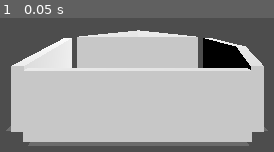
Above: before the commit, frame 1.
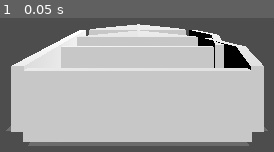
Above: after the commit, the same moment.

Repository: KliffCo/BoardGame
Game: Godot game, scene res://Game/map_generator.tscn
The game is run twice, just before and just after one commit, with the same random seed, the same clock (stepped at 60 frames per second) and the same inputs.
Inputs:
- Up to frame 1 (0.05 s): no input

The runs differ from the first frame. In frame 1, 5.4% of the frame differs, in the area x 22-82%, y 4-38%.
Error before the commit: Invalid access of index '0' on a base object of type: 'Array[Vector2i]'. (res://Code/map_generator.gd:60)

Commit message:
2025-08-07-0222 PM

Diff:
--- a/Code/map_generator.gd
+++ b/Code/map_generator.gd
@@ -1,6 +1,6 @@
 @tool
 class_name MapGenerator
-extends Node
+extends Node3D
 
 @export_file("*.tscn") var _room_set: String
 #@export var room_set: RoomSet
@@ -8,30 +8,18 @@
 @export var _rooms: int = 10
 @export_range(1, 10) var _extend_odds: float = 1
 @export var _holder: Node3D
-@export_tool_button("Generate")
-var _btn_generate: Callable = generate
-
-class RoomLinks:
-	var room: Room
-	var exits: Array[Vector2i] = []
-	func _init(room: Room):
-		self.room = room
-		for i in room.room_tile.exits.size():
-			self.exits.append(i)
-		#self.exits.append_array(room.exits)
+@export_tool_button("Generate") var btn_generate: Callable = generate
 
 func _ready() -> void:
 	generate()
 
-func try_add_room(room_tile: RoomTile, pos: Vector2i, rooms: Array[Room], links: Array[RoomLinks]) -> Room:
+func try_add_room(tile: Tile, pos: Vector2i, rooms: Array[Room]) -> Room:
 	#if grid.find(pos) != -1:
-		#room_tile.free()
+		#tile.free()
 		#return null
-	var room = Room.new(room_tile, pos)
+	var room = Room.new(tile, pos)
 	rooms.append(room)
 	_holder.add_child(room)
-	links.append(RoomLinks.new(room))
-	#grid.append(pos)
 	return room
 
 func find_room_at_pos(pos: Vector2i, rooms: Array[Room]) -> Room:
@@ -44,40 +32,47 @@
 func generate():
 	clear()
 	var room_set: RoomSet = load(_room_set).instantiate()
-	var rng = RandomNumberGenerator.new()
+	var rng: RandomNumberGenerator = RandomNumberGenerator.new()
 	rng.set_seed(_seed)
 
 	var rooms: Array[Room] = []
-	var links: Array[RoomLinks] = []
-	#var grid: Array[Vector2i] = []
-	var room_tile: RoomTile = room_set.get_random_room(rng)
-	try_add_room(room_tile, Vector2i.ZERO, rooms, links)
+	var tile: Tile = room_set.get_random_tile(rng)
+	try_add_room(tile, Vector2i.ZERO, rooms)
 
 	if rooms.size() < _rooms:
-		var link_id = min(rng.randi() % (int)(links.size() * _extend_odds), links.size()-1)
-		var link: RoomLinks = links[link_id]
-		var exit_id = rng.randi() % (link.exits.size()-1)
-		var exit_offset: Vector2i = link.exits[exit_id]
-		var new_pos: Vector2i = link.room.grid_pos + exit_offset
+		var room_id: int = min(rng.randi() % (int)(rooms.size() * _extend_odds), rooms.size()-1)
+		var src_room: Room = rooms[room_id]
+		if src_room.unused_exits.size() == 0:
+			return #### continue
+		var exit_id: int = rng.randi() % (src_room.unused_exits.size()-1)
+		var exit: RoomExit = src_room.unused_exits[exit_id]
+		var exit_pos: Vector2i = src_room.grid_pos + exit.position
+		var entry_pos: Vector2i = exit_pos + exit.direction
 		#if grid.find(pos):
 			#return false
-		var room: Room = find_room_at_pos(new_pos, rooms)
-		if room != null:
-			try_connect_rooms(link.room, room, exit_offset)
+		var dst_room: Room = find_room_at_pos(entry_pos, rooms)
+		if dst_room != null:
+			try_connect_rooms(src_room, exit_pos, dst_room, entry_pos)
 		else:
-			room_tile = room_set.get_random_room(rng)
-			if try_add_room(room_tile, new_pos, rooms, links):
-				link.exits.remove_at(exit_id)
-				if link.exits.size() == 0:
-					links.remove_at(link_id)
+			tile = room_set.get_random_tile(rng)
+			dst_room = try_add_room(tile, entry_pos, rooms)
+			if dst_room == null:
+				return #### continue
+			if not try_connect_rooms(src_room, exit_pos, dst_room, entry_pos):
+				rooms.remove_at(rooms.find(dst_room))
+				dst_room.free()
 
-func try_connect_rooms(a: Room, b: Room, a_offset: Vector2i):
-	var b_offset: Vector2i = Vector2i(-a_offset.x, -a_offset.y)
-	var b_index = b.room_tile.exits.find(b_offset)
+func try_connect_rooms(a_room: Room, a_pos: Vector2i, b_room: Room, b_pos: Vector2i):
+	var b_dir = a_pos - b_pos
+	var b_index = b_room.find_unused_exit(b_pos, b_dir)
 	if b_index == -1:
 		return false
-	#b.exit_list.append(b_index)
-	b.exits
+	var a_dir = b_pos - a_pos
+	var a_index = a_room.find_unused_exit(a_pos, a_dir)
+	if a_index == -1:
+		return false
+	a_room.use_exit(a_index, b_room)
+	b_room.use_exit(b_index, a_room)
 	return true
 
 func clear():
--- a/Code/room.gd
+++ b/Code/room.gd
@@ -1,16 +1,41 @@
 class_name Room
-extends Node
+extends Node3D
 
-var room_tile: RoomTile
-#var grid_pos: Array[Vector2i] = []
+var tile: Tile
 var grid_list: Array[Vector2i] = []
-var exit_list: Array[int] = []
+var exits: Array[RoomExit] = []
+var unused_exits: Array[RoomExit] = []
 
 var grid_pos: Vector2i:
 	get:
 		return grid_list[0]
 
-func _init(room_tile: RoomTile, pos: Vector2i):
-	self.room_tile = room_tile
+func _init(tile: Tile, pos: Vector2i):
+	self.tile = tile
 	grid_list.append(pos)
-	add_child(room_tile)
+	position = Vector3i(pos.x, 0, pos.y)
+	add_child(tile)
+	set_angle(0)
+
+func set_angle(angle: int):
+	exits = []
+	unused_exits = []
+	for src in tile.exits:
+		var e = RoomExit.new()
+		e.position = grid_pos + src.position
+		e.direction = src.direction
+		unused_exits.append(e)
+
+func find_unused_exit(pos: Vector2i, dir: Vector2i) -> int:
+	#for e in unused_exits:
+	for i in range(unused_exits.size()):
+		var e = unused_exits[i]
+		if e.position == pos and e.direction == dir:
+			return i
+	return -1
+
+func use_exit(index: int, room: Room):
+	var exit = unused_exits[index]
+	exit.room = room
+	exits.append(exit)
+	unused_exits.remove_at(index)
--- /dev/null
+++ b/Code/room_exit.gd
@@ -0,0 +1,17 @@
+class_name RoomExit
+extends Resource
+
+@export var position: Vector2i
+@export var direction: Vector2i
+var room: Room
+
+func init(index: int):
+	position = Vector2i.ZERO
+	if index == 0:
+		direction = Vector2i(0, -1)
+	if index == 1:
+		direction = Vector2i(1, 0)
+	if index == 2:
+		direction = Vector2i(0, 1)
+	if index == 3:
+		direction = Vector2i(-1, 0)
--- a/Code/room_tile.gd
+++ /dev/null
@@ -1,6 +0,0 @@
-class_name RoomTile
-extends Node3D
-
-@export_subgroup("Shape")
-@export var size: Vector2i = Vector2i.ONE
-@export var exits: Array[Vector2i] = [] #Vector2i(0,-1), Vector2i(1,0), Vector2i(0,1), Vector2i(-1,0)]
--- /dev/null
+++ b/Code/tile.gd
@@ -0,0 +1,18 @@
+@tool
+class_name Tile
+extends Node3D
+
+@export_subgroup("Model")
+@export_file("*.fbx") var file: String
+
+@export_subgroup("Shape")
+@export var size: Vector2i = Vector2i.ONE
+#@export var exits: Array[Vector2i] = []
+
+@export var exits: Array[RoomExit] = []:
+	set(new_value):
+		for i in range(new_value.size()):
+			if new_value[i] is not RoomExit:
+				new_value[i] = RoomExit.new()
+				new_value[i].init(i)
+		exits = new_value
--- a/Code/room_set.gd
+++ b/Code/tile_set.gd
@@ -17,12 +17,12 @@
 	print_debug(str(total_count))
 	return total_count != 0
 
-func get_random_room(rng:RandomNumberGenerator) -> RoomTile:
+func get_random_tile(rng:RandomNumberGenerator) -> Tile:
 	var i: int = rng.randi_range(0, total_count)
 	var j: int = 0
 	for r in list:
 		if r.odds != 0:
 			j += r.odds
 			if i < j:
-				return load(r.file).instantiate() as RoomTile
+				return load(r.file).instantiate() as Tile
 	return null
--- a/Game/map_generator.tscn
+++ b/Game/map_generator.tscn
@@ -1,9 +1,9 @@
 [gd_scene load_steps=2 format=3 uid="uid://dt1o7iqt5tfub"]
 
-[ext_resource type="Script" uid="uid://bw58ov2jqjv5v" path="res://Code/map_generator.gd" id="1_6pq70"]
+[ext_resource type="Script" uid="uid://bw58ov2jqjv5v" path="res://code/map_generator.gd" id="1_rke63"]
 
-[node name="MapGenerator" type="Node" node_paths=PackedStringArray("_holder")]
-script = ExtResource("1_6pq70")
+[node name="MapGenerator" type="Node3D" node_paths=PackedStringArray("_holder")]
+script = ExtResource("1_rke63")
 _room_set = "uid://cog72dhiny1ck"
 _seed = 1
 _extend_odds = 2.0
--- a/Rooms/room_sets/dungeon.tscn
+++ /dev/null
@@ -1,13 +0,0 @@
-[gd_scene load_steps=4 format=3 uid="uid://cog72dhiny1ck"]
-
-[ext_resource type="Script" uid="uid://cgl12rgg4m1tk" path="res://Code/room_set.gd" id="1_a0tji"]
-[ext_resource type="Script" uid="uid://nuvluga7j3nv" path="res://Code/room_set_element.gd" id="2_kud00"]
-
-[sub_resource type="Resource" id="Resource_kud00"]
-script = ExtResource("2_kud00")
-file = "uid://dy3ixs8rdyggl"
-odds = 100
-
-[node name="Dungeon" type="Node"]
-script = ExtResource("1_a0tji")
-list = Array[ExtResource("2_kud00")]([SubResource("Resource_kud00")])
--- a/Rooms/rooms/dungeon/room1.tscn
+++ /dev/null
@@ -1,10 +0,0 @@
-[gd_scene load_steps=3 format=3 uid="uid://dy3ixs8rdyggl"]
-
-[ext_resource type="Script" uid="uid://byqe5wn1xrayo" path="res://Code/room_tile.gd" id="1_ybmaj"]
-[ext_resource type="PackedScene" uid="uid://nigb4a1xrqcc" path="res://Rooms/models/room1.fbx" id="2_2v8x0"]
-
-[node name="Room1" type="Node3D"]
-script = ExtResource("1_ybmaj")
-exits = Array[Vector2i]([Vector2i(0, -1), Vector2i(1, 0), Vector2i(0, 1), Vector2i(-1, 0)])
-
-[node name="Room1" parent="." instance=ExtResource("2_2v8x0")]
--- /dev/null
+++ b/Rooms/tile_sets/dungeon.tscn
@@ -0,0 +1,13 @@
+[gd_scene load_steps=4 format=3 uid="uid://cog72dhiny1ck"]
+
+[ext_resource type="Script" uid="uid://cgl12rgg4m1tk" path="res://code/tile_set.gd" id="1_r2tk7"]
+[ext_resource type="Script" uid="uid://nuvluga7j3nv" path="res://code/room_set_element.gd" id="2_ae25i"]
+
+[sub_resource type="Resource" id="Resource_kud00"]
+script = ExtResource("2_ae25i")
+file = "uid://dy3ixs8rdyggl"
+odds = 100
+
+[node name="Dungeon" type="Node"]
+script = ExtResource("1_r2tk7")
+list = Array[ExtResource("2_ae25i")]([SubResource("Resource_kud00")])
--- /dev/null
+++ b/Rooms/tiles/dungeon/room1.tscn
@@ -0,0 +1,32 @@
+[gd_scene load_steps=8 format=3 uid="uid://dy3ixs8rdyggl"]
+
+[ext_resource type="Script" uid="uid://byqe5wn1xrayo" path="res://code/tile.gd" id="1_o3nhg"]
+[ext_resource type="Script" uid="uid://cr0u2peptestq" path="res://code/room_exit.gd" id="2_3ng42"]
+[ext_resource type="PackedScene" uid="uid://nigb4a1xrqcc" path="res://rooms/models/room1.fbx" id="2_wpkv0"]
+
+[sub_resource type="Resource" id="Resource_3ng42"]
+script = ExtResource("2_3ng42")
+position = Vector2i(0, 0)
+direction = Vector2i(0, -1)
+
+[sub_resource type="Resource" id="Resource_4hjvw"]
+script = ExtResource("2_3ng42")
+position = Vector2i(0, 0)
+direction = Vector2i(1, 0)
+
+[sub_resource type="Resource" id="Resource_q3jjr"]
+script = ExtResource("2_3ng42")
+position = Vector2i(0, 0)
+direction = Vector2i(0, 1)
+
+[sub_resource type="Resource" id="Resource_mhtgy"]
+script = ExtResource("2_3ng42")
+position = Vector2i(0, 0)
+direction = Vector2i(-1, 0)
+
+[node name="Room1" type="Node3D"]
+script = ExtResource("1_o3nhg")
+file = "uid://nigb4a1xrqcc"
+exits = Array[ExtResource("2_3ng42")]([SubResource("Resource_3ng42"), SubResource("Resource_4hjvw"), SubResource("Resource_q3jjr"), SubResource("Resource_mhtgy")])
+
+[node name="Room1" parent="." instance=ExtResource("2_wpkv0")]
--- a/project.godot
+++ b/project.godot
@@ -17,7 +17,7 @@
 
 [autoload]
 
-Game="*res://Game/game.tscn"
+Game="*res://game/game.tscn"
 
 [dotnet]
 
Not shown, added: Code/room_exit.gd.uid
Renamed: Code/room_tile.gd.uid -> Code/tile.gd.uid
Renamed: Code/room_set.gd.uid -> Code/tile_set.gd.uid
Not shown, changed: Rooms/models/NESW.png.import
Not shown, changed: Rooms/models/room1.fbx.import
Not shown, added: !commit.bat
